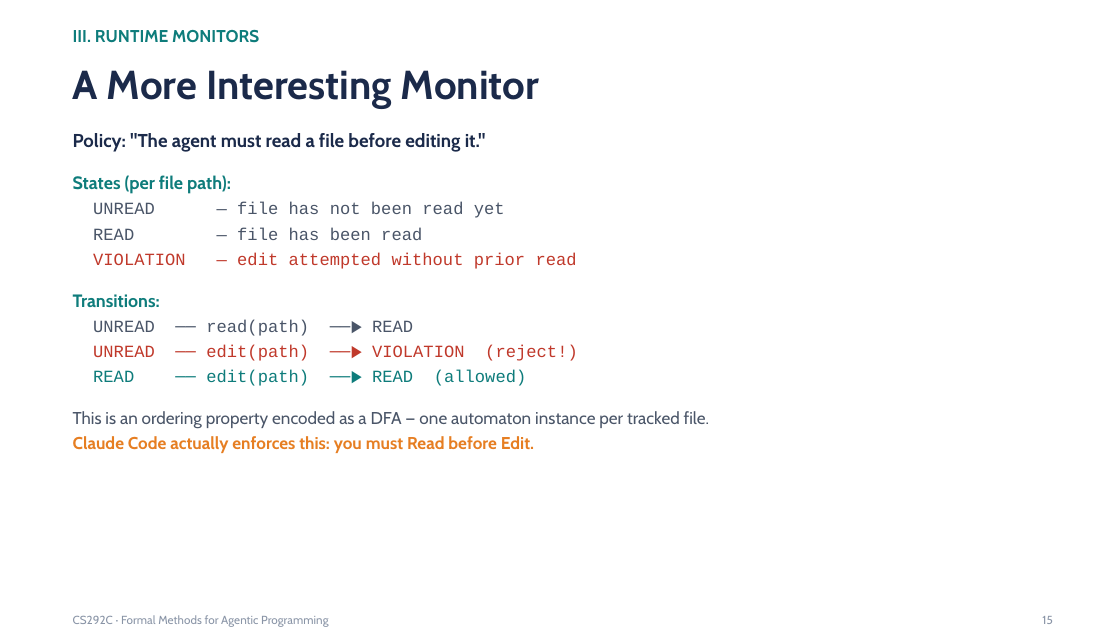
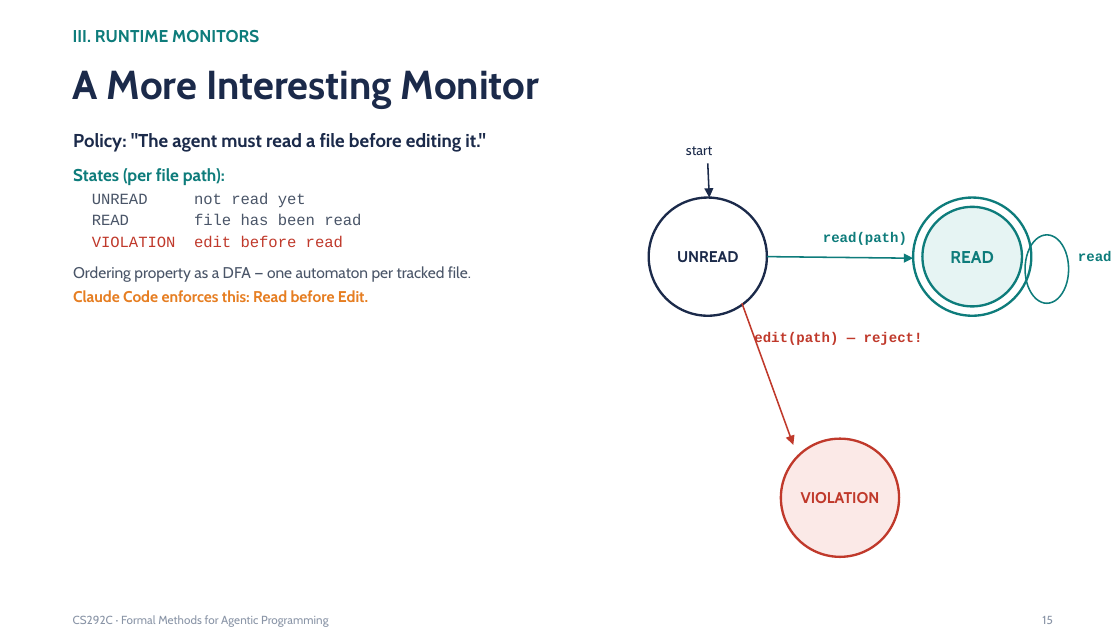
Before and after one commit to fredfeng/CS292C, a slide deck: slide 15 of lectures/lecture10.pptx. Drawn at 1120x630 pixels with LibreOffice and Linux fonts; fonts in the diff are those of the drawing. Boxes give left, top, right and bottom in pixels: in the first picture for what was removed or moved away, otherwise in the second. Text is boxed around its words. In the diff, an @@ line names an element or a change of style, - is before the commit and + after.

```diff
--- a/lectures/lecture10.pptx
+++ b/lectures/lecture10.pptx
@@ text added at (686,146,712,155), 9 pt, text #1B2A4A @@
+start
@@ text at (73,168,225,185): size 11.5 to 11 pt in "States (per file path):"; less space between paragraphs @@
@@ arrow added from (708, 164) to (709, 197), #1B2A4A 1 pt @@
@@ text at (73,192,471,302): text changed; size 11 to 10 pt; font Courier New to Cabin @@
-UNREAD — file has not been read yet
-READ — file has been read
-VIOLATION — edit attempted without prior read
-Transitions:
-UNREAD ── read(path) ──▶ READ
-UNREAD ── edit(path) ──▶ VIOLATION (reject!)
-READ ── edit(path) ──▶ READ (allowed)
-This is an ordering property encoded as a DFA — one automaton instance per tracked file.
-Claude Code actually enforces this: you must Read before Edit.
+UNREAD not read yet
+READ file has been read
+VIOLATION edit before read
+Ordering property as a DFA — one automaton per tracked file.
+Claude Code enforces this: Read before Edit.
@@ ellipse added at (648,197,767,316), fill #FFFFFF, outline #1B2A4A 1.5 pt, 10 pt, text #1B2A4A, bold @@
+UNREAD
@@ ellipse added at (913,197,1032,316), fill #FFFFFF, outline #0E7C7B 1.5 pt @@
@@ ellipse added at (923,207,1023,307), fill #E6F4F3, outline #0E7C7B 1.5 pt, 11 pt, text #0E7C7B, bold @@
+READ
@@ text added at (823,232,907,245), 9 pt, text #0E7C7B, bold @@
+read(path)
@@ ellipse added at (1025,235,1068,304), outline #0E7C7B 1 pt @@
@@ arrow added from (767, 256) to (913, 259), #0E7C7B 1 pt @@
@@ text added at (1078,251,1112,261), 9 pt, text #0E7C7B, bold @@
+read / edit
@@ arrow added from (741, 304) to (793, 445), #C0392B 1 pt @@
@@ text added at (754,332,923,347), 9 pt, text #C0392B, bold @@
+edit(path) — reject!
@@ ellipse added at (781,439,899,558), fill #FBE9E7, outline #C0392B 1.5 pt, 10 pt, text #C0392B, bold @@
+VIOLATION
```
Also in this commit, not shown: 5 other slides changed, 3 other files.
